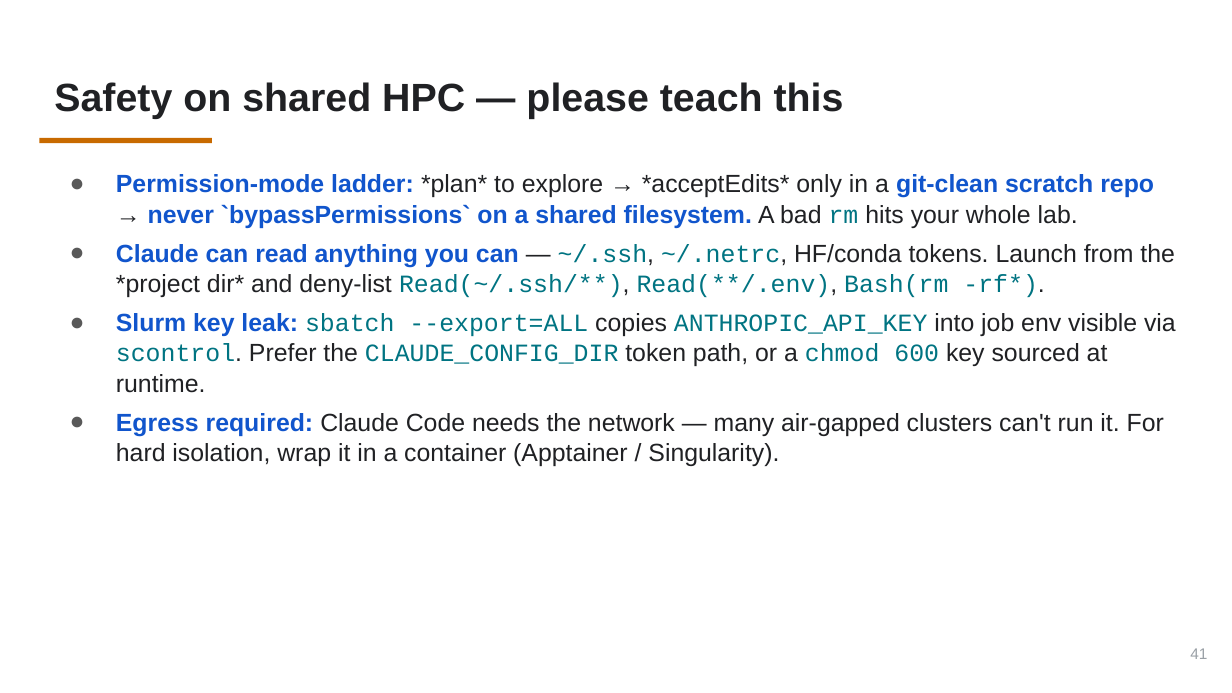
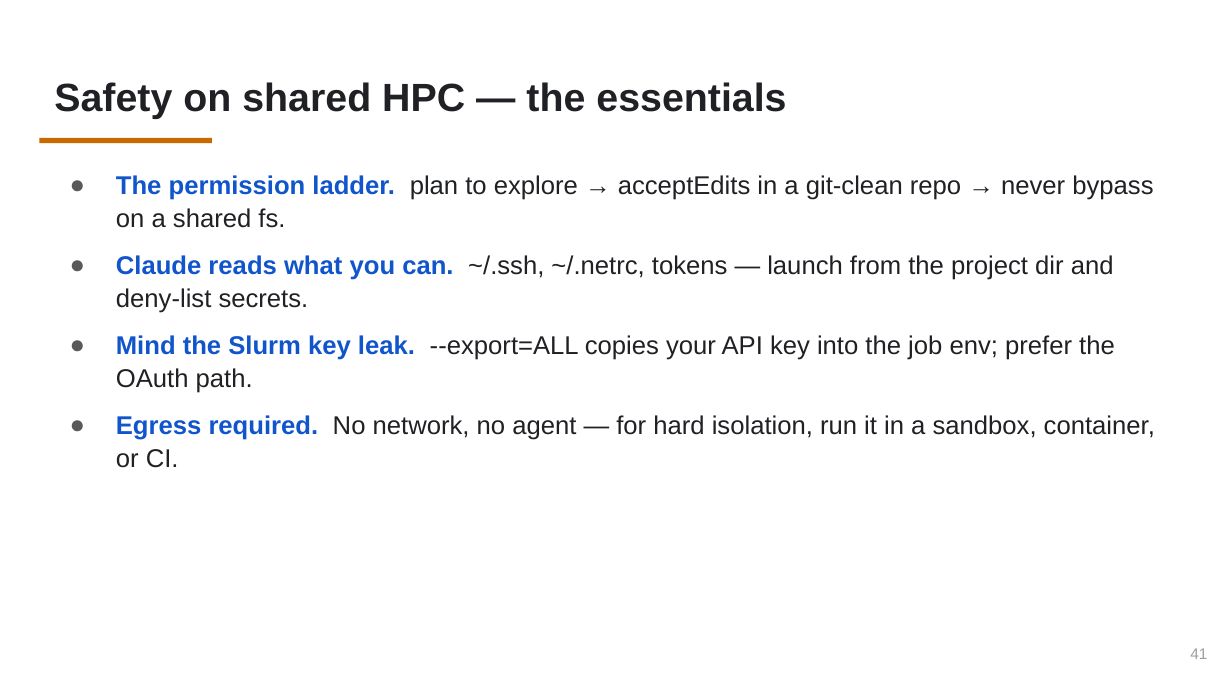
Before and after one commit to PursuitOfDataScience/uchicago-workshops, a slide deck: slide 41 of claude-code-tutorial/claude-code-tutorial.pptx. Drawn at 1232x693 pixels with LibreOffice and Linux fonts; fonts in the diff are those of the drawing. Boxes give left, top, right and bottom in pixels: in the first picture for what was removed or moved away, otherwise in the second. Text is boxed around its words. In the diff, an @@ line names an element or a change of style, - is before the commit and + after.

```diff
--- a/claude-code-tutorial/claude-code-tutorial.pptx
+++ b/claude-code-tutorial/claude-code-tutorial.pptx
@@ title at bbox=[54, 82, 786, 119]: text changed @@
-Safety on shared HPC — please teach this
+Safety on shared HPC — the essentials
@@ text at bbox=[116, 175, 1155, 468]: text changed; size 14.5 to 15 pt @@
-● Permission-mode ladder: *plan* to explore → *acceptEdits* only in a git-clean scratch repo → never `bypassPermissions` on a shared filesystem. A bad rm hits your whole lab.
-● Claude can read anything you can — ~/.ssh, ~/.netrc, HF/conda tokens. Launch from the *project dir* and deny-list Read(~/.ssh/**), Read(**/.env), Bash(rm -rf*).
-● Slurm key leak: sbatch --export=ALL copies ANTHROPIC_API_KEY into job env visible via scontrol. Prefer the CLAUDE_CONFIG_DIR token path, or a chmod 600 key sourced at runtime.
-● Egress required: Claude Code needs the network — many air-gapped clusters can't run it. For hard isolation, wrap it in a container (Apptainer / Singularity).
+● The permission ladder. plan to explore → acceptEdits in a git-clean repo → never bypass on a shared fs.
+● Claude reads what you can. ~/.ssh, ~/.netrc, tokens — launch from the project dir and deny-list secrets.
+● Mind the Slurm key leak. --export=ALL copies your API key into the job env; prefer the OAuth path.
+● Egress required. No network, no agent — for hard isolation, run it in a sandbox, container, or CI.
```
Also in this commit, not shown: 35 other slides changed, 3 other files.
